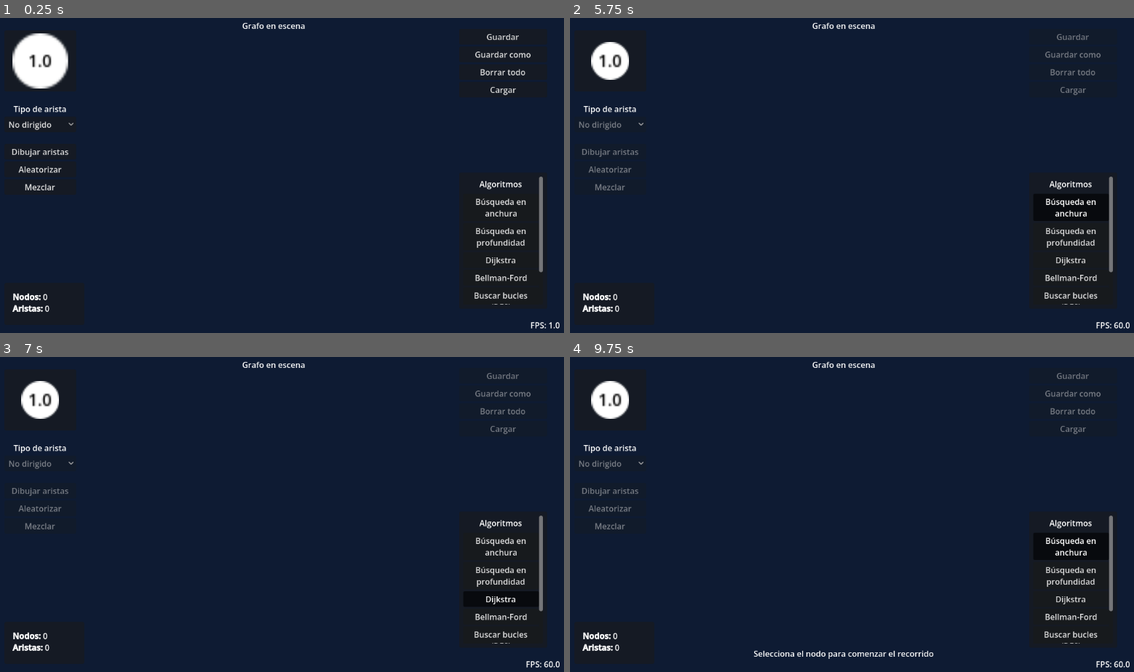
Above: before the commit, frames 1-4 (two rows, left to right).
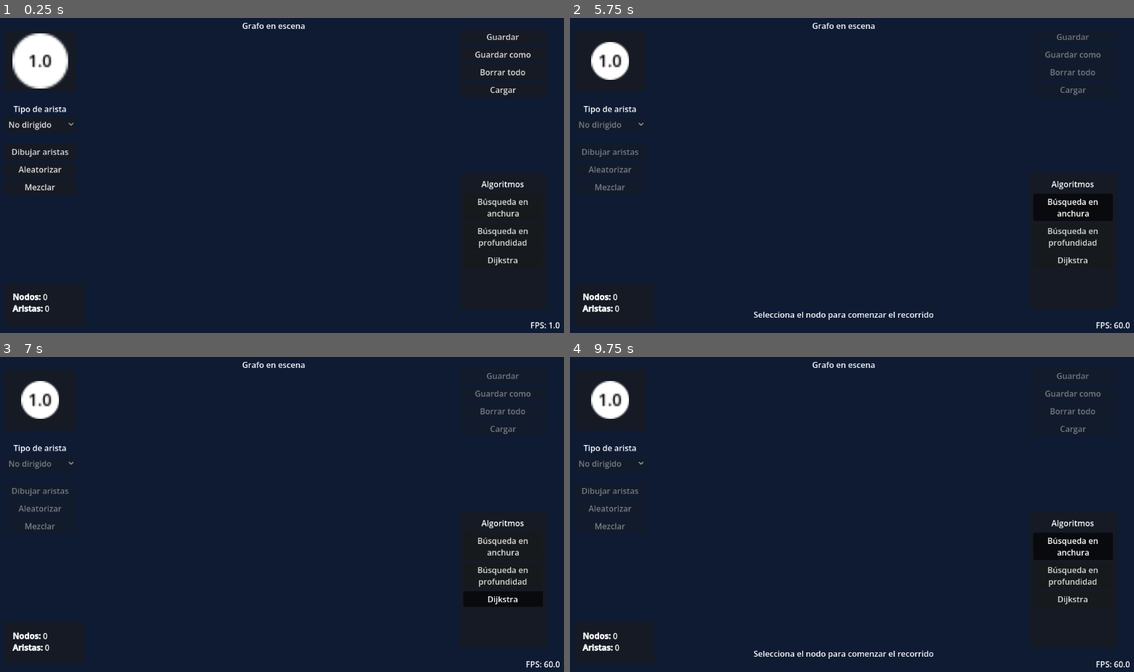
Above: after the commit, the same moments.

Repository: Andresit1524/graphim
Game: Godot game, scene res://assets/world/world.tscn
Two runs of this game, one before a commit and one after it. Both use one fixed random seed, a clock stepped at 60 frames per second and the inputs below.
Inputs (mouse positions are in pixels of both pictures, inside the frame that each line leads up to):
- Up to frame 1 (0.25 s): no input
- Up to frame 2 (5.75 s): click "Búsqueda en anchura" at 0.5 s; click "Búsqueda en profundidad" at 1.25 s; click "Dijkstra" at 2 s; click (1071, 276) at 2.75 s, where only the run before the commit has a clickable "Bellman-Ford"; click (1071, 301) at 3.5 s, where only the run before the commit has a clickable "Buscar bucles (DFS)"; click (1071, 323) at 4.25 s, where only the run before the commit has a clickable "Colorear"; click "Búsqueda en anchura" at 5 s
- Up to frame 3 (7 s): click "Búsqueda en profundidad" at 5.75 s; click "Dijkstra" at 6.5 s
- Up to frame 4 (9.75 s): click (1071, 615) at 7.25 s, where only the run before the commit has a clickable "Bellman-Ford"; click (1071, 640) at 8 s, where only the run before the commit has a clickable "Buscar bucles (DFS)"; click (1071, 662) at 8.75 s, where only the run before the commit has a clickable "Colorear"; click "Búsqueda en anchura" at 9.5 s

The runs differ from the first frame. In frame 1, 1.1% of the frame differs, in the area x 84-97%, y 50-91%; in frame 2, 1.4%, in the area x 32-97%, y 50-96%; in frame 3, 1.1%; in frame 4, 1.1%.

Commit message:
Menos algoritmos

Diff:
--- a/assets/algorithms/bellman_ford.gd
+++ /dev/null
@@ -1,5 +0,0 @@
-class_name BellmanFord extends BaseAlgorithm
-
-
-func start() -> void:
-	pass
--- a/assets/algorithms/bfs.gd
+++ b/assets/algorithms/bfs.gd
@@ -10,18 +10,14 @@
 
 	# Backtracking para colorear aristas
 	var backtrack: Dictionary[GraphimNode, GraphimNode]
-	# Lista de pesos
-	var distances: Dictionary[GraphimNode, float]
 	# Cola de prioridad
 	var queue: Array[GraphimNode]
 
 	# Inicializa
 	for node in get_nodes():
 		backtrack[node] = null
-		distances[node] = INF
 
 	begin.data.color = GraphColors.VISITED
-	distances[begin] = 0
 
 	# Bucle de recorrido
 	queue.push_back(begin)
@@ -36,7 +32,6 @@
 			if neighbor.data.color == GraphColors.BASE:
 				await wait(WAIT_TIME)
 
-				distances[neighbor] = distances[current] + conection.data.weight
 				backtrack[neighbor] = current
 				queue.push_back(neighbor)
 
--- a/assets/algorithms/coloring.gd
+++ /dev/null
@@ -1,5 +0,0 @@
-class_name Coloring extends BaseAlgorithm
-
-
-func start() -> void:
-	pass
--- a/assets/algorithms/dfs.gd
+++ b/assets/algorithms/dfs.gd
@@ -25,7 +25,7 @@
 	graph: Dictionary[GraphimNode, Array],
 	node: GraphimNode,
 	backtrack: Dictionary[GraphimNode, GraphimNode]
-):
+) -> void:
 	# Marca como visitado
 	await wait(WAIT_TIME)
 	Sounds.play_sound(&"pop")
--- a/assets/algorithms/page_rank.gd
+++ /dev/null
@@ -1,5 +0,0 @@
-class_name PageRank extends BaseAlgorithm
-
-
-func start() -> void:
-	pass
--- a/assets/algorithms/search_loops.gd
+++ /dev/null
@@ -1,6 +0,0 @@
-## Algoritmo de búsqueda de bucles
-class_name SearchLoops extends BaseAlgorithm
-
-
-func start() -> void:
-	pass
--- a/assets/world/world.tscn
+++ b/assets/world/world.tscn
@@ -8,13 +8,9 @@
 [ext_resource type="PackedScene" uid="uid://dslxtc5emgxkc" path="res://assets/graph_edge/graphim_edge.tscn" id="5_f47bs"]
 [ext_resource type="Script" uid="uid://dewdt8vncxwdp" path="res://assets/world/physics.gd" id="7_hqvew"]
 [ext_resource type="Script" uid="uid://bingkl6g4mj7t" path="res://assets/world/algorithms.gd" id="8_sn10k"]
-[ext_resource type="Script" uid="uid://bmokwo5sweyx6" path="res://assets/algorithms/search_loops.gd" id="9_moqa0"]
 [ext_resource type="Script" uid="uid://cyofd7al8ov4n" path="res://assets/algorithms/dijkstra.gd" id="10_v8xi1"]
 [ext_resource type="Script" uid="uid://bnvorpmn2brjf" path="res://assets/algorithms/dfs.gd" id="11_qxs72"]
 [ext_resource type="Script" uid="uid://brcktjt2s0ekb" path="res://assets/algorithms/bfs.gd" id="12_tic65"]
-[ext_resource type="Script" uid="uid://buenckibf5dfu" path="res://assets/algorithms/coloring.gd" id="14_4f15s"]
-[ext_resource type="Script" uid="uid://ck1j7psayco4f" path="res://assets/algorithms/bellman_ford.gd" id="15_5it4x"]
-[ext_resource type="Script" uid="uid://ghyg4iu44w46" path="res://assets/algorithms/page_rank.gd" id="17_4f15s"]
 
 [sub_resource type="LabelSettings" id="LabelSettings_lh2ud"]
 
@@ -283,22 +279,6 @@
 script = ExtResource("10_v8xi1")
 button_name = "Dijkstra"
 
-[node name="BellmanFord" type="Node" parent="Algorithms" unique_id=1058057027]
-script = ExtResource("15_5it4x")
-button_name = "Bellman-Ford"
-
-[node name="SearchLoops" type="Node" parent="Algorithms" unique_id=410380872]
-script = ExtResource("9_moqa0")
-button_name = "Buscar bucles (DFS)"
-
-[node name="Coloring" type="Node" parent="Algorithms" unique_id=1742296094]
-script = ExtResource("14_4f15s")
-button_name = "Colorear"
-
-[node name="PageRank" type="Node" parent="Algorithms" unique_id=1909036777]
-script = ExtResource("17_4f15s")
-button_name = "PageRank"
-
 [node name="SaveDialog" type="FileDialog" parent="." unique_id=1962484975]
 unique_name_in_owner = true
 oversampling_override = 1.0
Not shown, removed: assets/algorithms/bellman_ford.gd.uid
Not shown, removed: assets/algorithms/coloring.gd.uid
Not shown, removed: assets/algorithms/page_rank.gd.uid
Not shown, removed: assets/algorithms/search_loops.gd.uid
